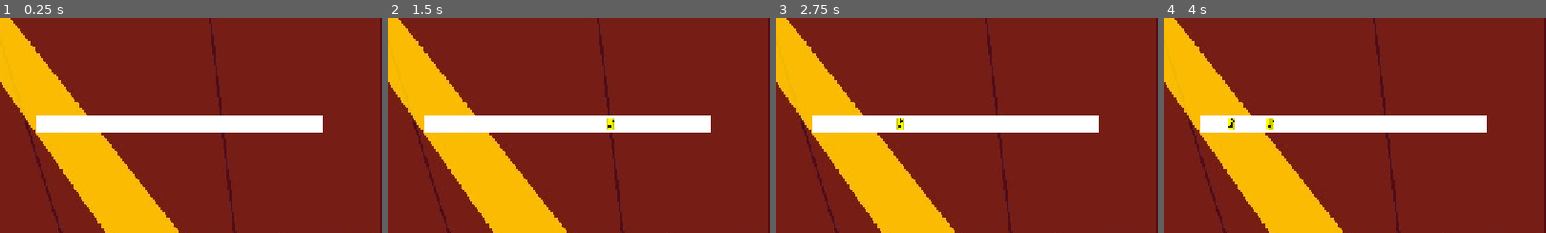
Above: before the commit, frames 1-4 (left to right).
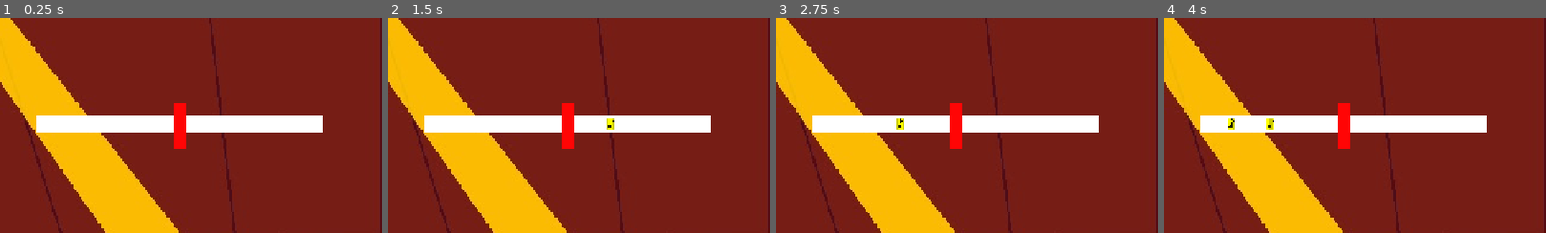
Above: after the commit, the same moments.

Repository: CAHSI-Game-Studios/CGS-project
Game: Godot game, scene res://games/gameB/scenes/GameBScene.tscn
Two runs of this game, one before a commit and one after it. Both use one fixed random seed, a clock stepped at 60 frames per second and the inputs below. This scene is started directly instead of the project's main scene.
Inputs (mouse positions are % of the whole screen's width and height, from its top left):
- Up to frame 1 (0.25 s): no input
- Up to frame 2 (1.5 s): tap Enter (ui_accept) at 0.5, 0.77 s; move the mouse to (72, 45) at 0.52 s; hold W (move_up) 0.53-1.28 s; tap D (d_note) at 0.6 s; click (72, 45) at 0.67 s; move the mouse to (30, 55) at 1.27 s; hold S (move_down) from 1.28 s (still down); tap J (j_note) at 1.35 s
- Up to frame 3 (2.75 s): tap Enter (ui_accept) at 1.52, 2 s; move the mouse to (60, 28) at 2.02 s; release S (move_down) at 2.03 s; hold W (move_up) from 2.03 s (still down); tap K (k_note) at 2.1 s
- Up to frame 4 (4 s): tap Enter (ui_accept) at 2.75, 3.02, 3.5, 3.77 s; move the mouse to (45, 70) at 2.77 s; tap T (open_terminal) at 2.85 s; click (45, 70) at 2.92 s; move the mouse to (80, 65) at 3.52 s; release W (move_up) at 3.53 s; hold A (move_left) from 3.53 s (still down); tap D (d_note) at 3.6 s
The pictures show only the part of the screen within x 0-50%, y 13-63%; the shares and areas given below are measured in that part.

The runs differ from the first frame. In frame 1, 0.7% of the frame differs, in the area x 45-49%, y 39-61%; in frame 2, 0.7%; in frame 3, 0.7%; in frame 4, 0.7%.

Commit message:
Added test and enemy hit zone bar

Diff:
--- a/src/games/gameB/scenes/CollisionDemo.tscn
+++ b/src/games/gameB/scenes/CollisionDemo.tscn
@@ -9,6 +9,9 @@
 
 [sub_resource type="RectangleShape2D" id="RectangleShape2D_hit"]
 size = Vector2(35, 47)
+
+[sub_resource type="RectangleShape2D" id="RectangleShape2D_rcfy7"]
+size = Vector2(37, 46)
 
 [node name="RhythmCollisionDemo" type="Node2D" unique_id=1118242434]
 script = ExtResource("1_d3516")
@@ -84,7 +87,23 @@
 
 [node name="PauseMenu" parent="." unique_id=2007257531 instance=ExtResource("3_h4u7c")]
 
+[node name="EnemyHitZone" type="Area2D" parent="." unique_id=310073762]
+position = Vector2(302, 271)
+collision_mask = 0
+
+[node name="CollisionShape2D" type="CollisionShape2D" parent="EnemyHitZone" unique_id=451144382]
+position = Vector2(0.5, 0)
+shape = SubResource("RectangleShape2D_rcfy7")
+
+[node name="ColorRect" type="ColorRect" parent="EnemyHitZone" unique_id=927627484]
+offset_left = -9.0
+offset_top = -33.0
+offset_right = 10.0
+offset_bottom = 42.0
+color = Color(1, 0.01999998, 0.01999998, 1)
+
 [connection signal="area_entered" from="Lanes/Lane1/Target" to="." method="_on_target_area_entered"]
 [connection signal="area_entered" from="Lanes/Lane2/Target" to="." method="_on_target2_area_entered"]
 [connection signal="timeout" from="GameTimer" to="." method="_on_game_timer_timeout"]
 [connection signal="timeout" from="NoteTimer" to="." method="_on_note_timer_timeout"]
+[connection signal="area_entered" from="EnemyHitZone" to="." method="_on_enemy_hit_zone_area_entered"]
--- a/src/games/gameB/scenes/GameBScene.tscn
+++ b/src/games/gameB/scenes/GameBScene.tscn
@@ -2,6 +2,7 @@
 
 [ext_resource type="Script" uid="uid://c8kuojmhcsipm" path="res://games/gameB/scripts/game_b_scene.gd" id="1_gcj08"]
 [ext_resource type="PackedScene" uid="uid://fccett110nfo" path="res://games/gameB/scenes/game_bplayer.tscn" id="3_svbff"]
+[ext_resource type="PackedScene" uid="uid://bg0robho1wk0i" path="res://games/gameB/scenes/enemy.tscn" id="3_uhp4j"]
 
 [node name="GameBScene" type="Node2D" unique_id=250904828]
 script = ExtResource("1_gcj08")
@@ -11,4 +12,7 @@
 [node name="GameBplayer" parent="." unique_id=1405707498 instance=ExtResource("3_svbff")]
 position = Vector2(206, 960)
 
+[node name="Enemy" parent="." unique_id=1418312323 instance=ExtResource("3_uhp4j")]
+
 [connection signal="lane_pressed" from="GameBplayer" to="." method="_on_game_bplayer_lane_pressed"]
+[connection signal="score_changed" from="Enemy" to="." method="_on_enemy_score_changed"]
--- a/src/games/gameB/scripts/CollisionDemo.gd
+++ b/src/games/gameB/scripts/CollisionDemo.gd
@@ -1,5 +1,6 @@
 extends Node2D
 
+signal enemy_zone_entered(area: Area2D)
 signal note_collided(lane_index: int)
 signal gameplay_B_end
 signal gameB_win
@@ -41,6 +42,7 @@
 	var hit_line: Area2D = $HitLine
 	hit_line.area_entered.connect(_on_hit_area_entered)
 	hit_line.area_exited.connect(_on_hit_area_exited)
+
 
 func _physics_process(delta: float) -> void:
 	if Input.is_action_just_pressed(action):
@@ -122,3 +124,11 @@
 func _on_target2_area_entered(area: Area2D) -> void:
 	area.kill()
 	_on_note_despawn()
+
+
+
+
+
+
+func _on_enemy_hit_zone_area_entered(area: Area2D) -> void:
+	enemy_zone_entered.emit(area)
--- a/src/games/gameB/scripts/enemy.gd
+++ b/src/games/gameB/scripts/enemy.gd
@@ -1,13 +1,25 @@
+class_name RhythmEnemy
 extends Node2D
 
+signal score_changed(new_score: int)
+
 enum Difficulty { EASY, MEDIUM, HARD }
-@export var difficulty: Difficulty = Difficulty.MEDIUM
+
+@export var difficulty: Difficulty = Difficulty.MEDIUM:
+	set(value):
+		difficulty = value
+		setup_difficulty()
+
+@onready var hit_zone: Area2D = get_node_or_null("HitZone")
 
 var enemy_score: int = 0
 var hit_chance: float = 0.75
+var _hit_note_ids: Dictionary = {}
 
 func _ready() -> void:
 	setup_difficulty()
+	if hit_zone and not hit_zone.area_entered.is_connected(_on_hit_zone_area_entered):
+		hit_zone.area_entered.connect(_on_hit_zone_area_entered)
 
 func setup_difficulty() -> void:
 	match difficulty:
@@ -19,13 +31,24 @@
 			hit_chance = 0.95
 
 func _on_hit_zone_area_entered(area: Area2D) -> void:
-	if not area.is_in_group("Notes"):
+	if not is_instance_valid(area) or not area.get_parent().is_in_group("Notes"):
 		return
+
+	var note_id: int = area.get_instance_id()
+	if _hit_note_ids.has(note_id):
+		return
+	_hit_note_ids[note_id] = true
+
 	if randf() < hit_chance:
 		enemy_score += 1
+		score_changed.emit(enemy_score)
+		if area.has_method("on_enemy_hit"):
+			area.on_enemy_hit()
 
 func get_enemy_score() -> int:
 	return enemy_score
 
 func reset() -> void:
 	enemy_score = 0
+	_hit_note_ids.clear()
+	score_changed.emit(enemy_score)
--- a/src/games/gameB/scripts/game_b_scene.gd
+++ b/src/games/gameB/scripts/game_b_scene.gd
@@ -7,6 +7,7 @@
 @onready var gameplay_scene = preload("res://games/gameB/scenes/CollisionDemo.tscn")
 @onready var difficulty_select_scene = preload("res://games/gameB/scenes/Difficulty_Select.tscn")
 @onready var player = $GameBplayer
+@onready var enemy: RhythmEnemy = $Enemy
 #Keep track of the score to determine wether the game was won or lost
 
 #Tells the game to check wether win or lose was achieved
@@ -26,6 +27,7 @@
 ## Called when the game is added to the scene tree. Note that _ready is called BEFORE enter.
 func _ready() -> void:
 
+
 	#temporary boot-up will be replaced with code that does not start the player immediately in the game portion
 	current_scene = gameplay_scene.instantiate()
 	current_scene.note_speed = note_speed
@@ -33,6 +35,8 @@
 	current_scene.connect("gameB_win",win_game)
 	current_scene.connect("gameB_loss",lose_game)
 	add_child(current_scene)
+	current_scene.enemy_zone_entered.connect(enemy._on_hit_zone_area_entered)
+	enemy.reset()
 ## Called every physics frame. _delta is the seconds between each frame.
 func _physics_process(_delta: float) -> void:
 	pass
@@ -77,6 +81,7 @@
 
 		note_speed += 20
 		remaining_rounds -=1
+		enemy.reset()
 		to_difficulty_select()
 
 
@@ -92,3 +97,9 @@
 
 func _on_game_bplayer_lane_pressed(note_index: int) -> void:
 	print("Interaction signal received correctly Lane: ", note_index)
+
+
+func _on_enemy_score_changed(new_score: int) -> void:
+	print("Enemy score: ", new_score)
+	if current_scene and "enemy_score" in current_scene:
+		current_scene.enemy_score = new_score
Not shown, added: src/core/assets/Back_Walk_Desert_Skeleton.png.import
Not shown, added: src/core/assets/Back_Walk_Forest_Skeleton.png.import
Not shown, added: src/core/assets/Back_Walk_Mountain_Skeleton.png.import
Not shown, added: src/core/assets/BernieSmith_Front_Right-Sheet.png.import
Not shown, added: src/core/assets/BernieSmith_Walking_Down-Sheet.png.import
Not shown, added: src/core/assets/BernieSmith_Walking_Left-Sheet.png.import
Not shown, added: src/core/assets/BernieSmith_Walking_Right-Sheet.png.import
Not shown, added: src/core/assets/BernieSmith_Walking_Up-Sheet.png.import
Not shown, added: src/core/assets/BernieSmith_front_Left-Sheet.png.import
Not shown, added: src/core/assets/Boss_Back_View.png.import
Not shown, added: src/core/assets/Boss_Front_View.png.import
Not shown, added: src/core/assets/Boss_Right_Side.png.import
(and 56 more such lines)
